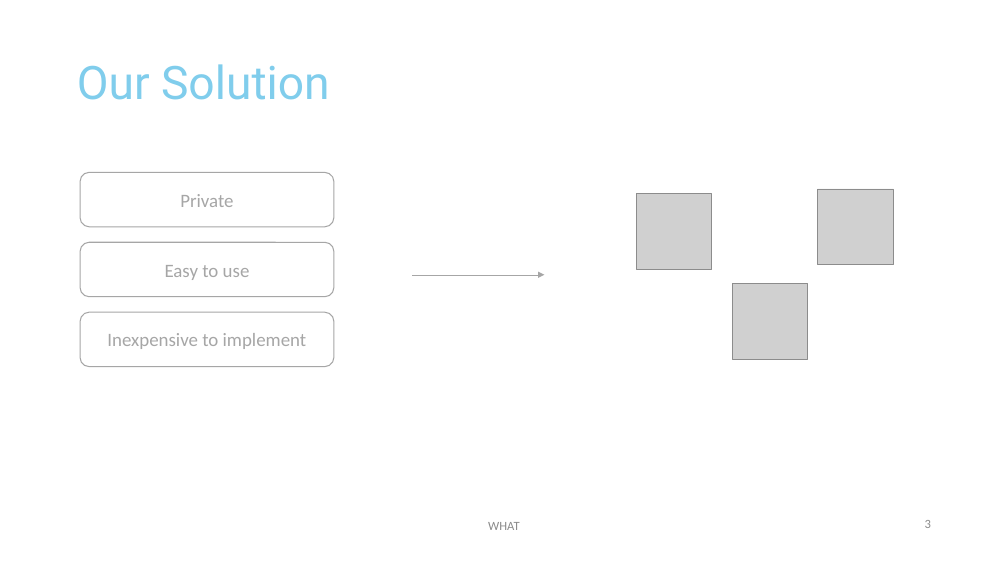
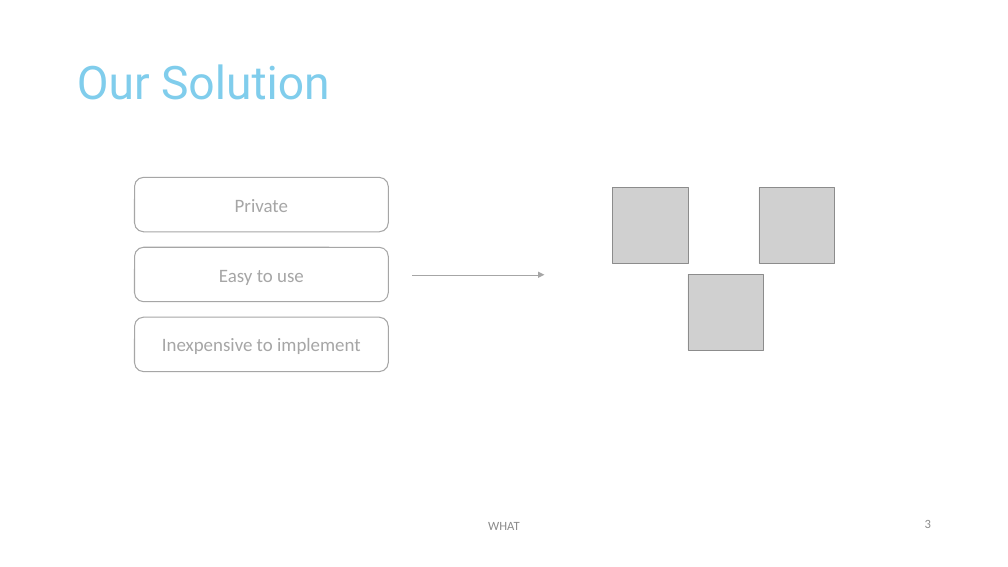
Before and after one commit to michael-spengler/Tracer-wwi19dsa, a slide deck: slide 3 of business/Tracer.pptx. Drawn at 1008x567 pixels with LibreOffice and Linux fonts; fonts in the diff are those of the drawing; grey boxes stand for pictures; background and template pictures are left out. Boxes give left, top, right and bottom in pixels: in the first picture for what was removed or moved away, otherwise in the second. Text is boxed around its words. In the diff, an @@ line names an element or a change of style, - is before the commit and + after.

```diff
--- a/business/Tracer.pptx
+++ b/business/Tracer.pptx
@@ picture: place and size @@
-picture at <box>637,194,712,269</box>
+picture at <box>613,188,688,263</box>
@@ picture: place and size @@
-picture at <box>818,189,894,265</box>
+picture at <box>759,188,835,263</box>
@@ picture: place and size @@
-picture at <box>733,284,808,359</box>
+picture at <box>688,274,764,350</box>
@@ 3 rounded rectangles: place and size @@
-3 rounded rectangles at <box>80,172,334,367</box>
+3 rounded rectangles at <box>135,178,389,372</box>
```
Also in this commit, not shown: 1 other slide changed.
